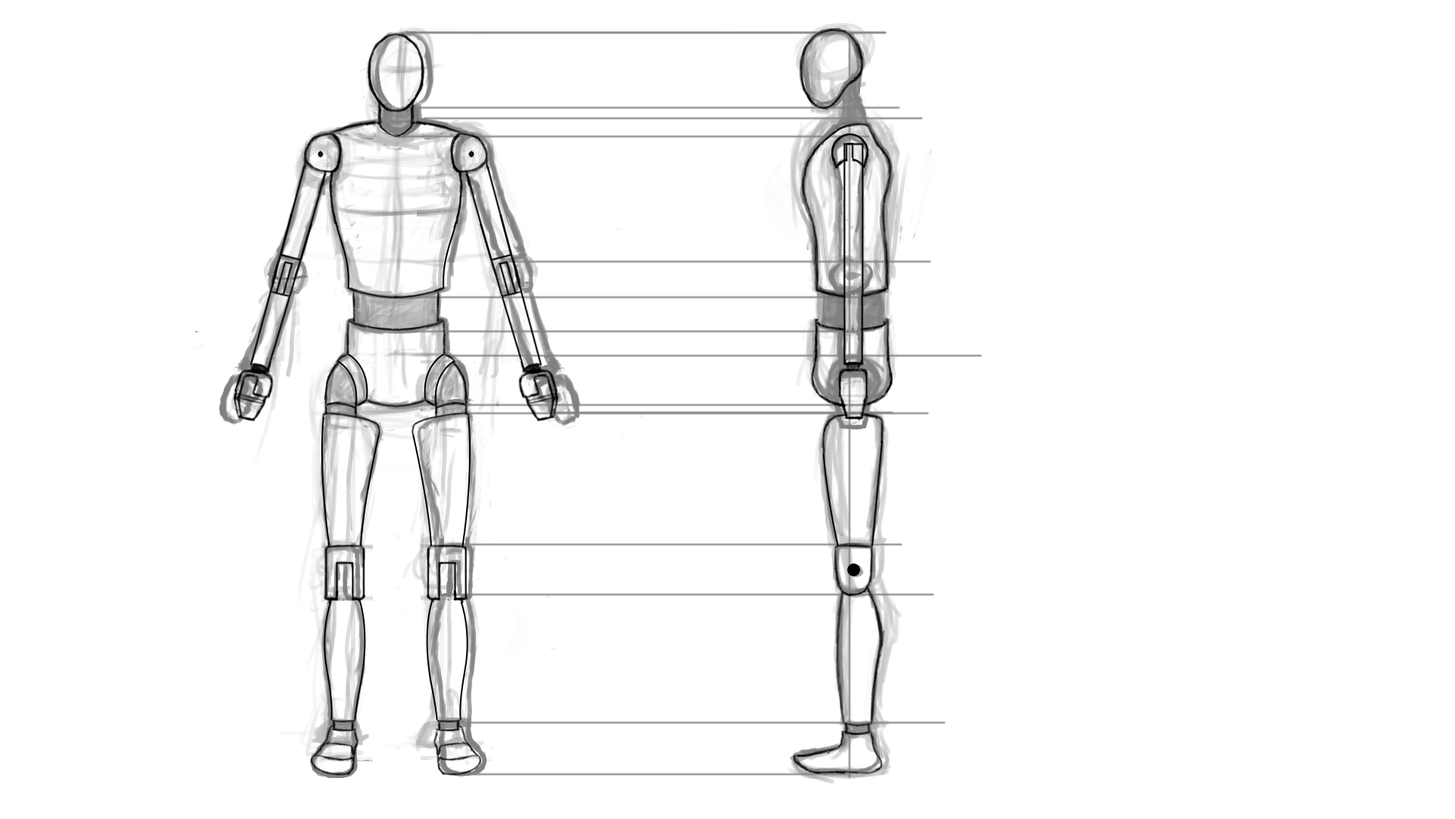
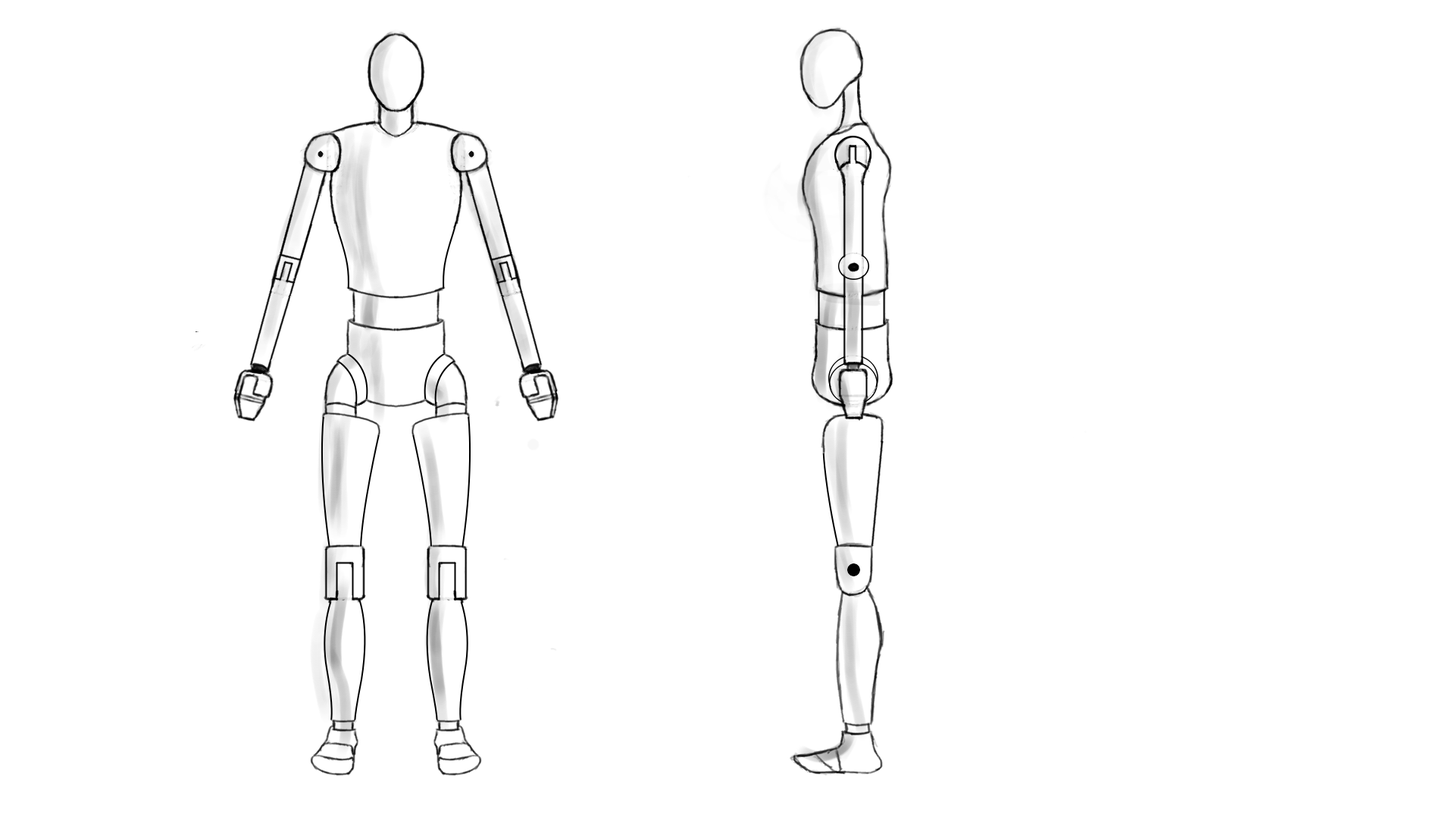
Two versions of the same layered image (1455px x 819px). Layer-by-layer changes:
moved "Layer" above "Layer #1", painted on it over [219, 27, 1087, 776]
painted on "Layer #1" over [254, 25, 894, 776]
hid "Layer #2" over [219, 22, 983, 784]
